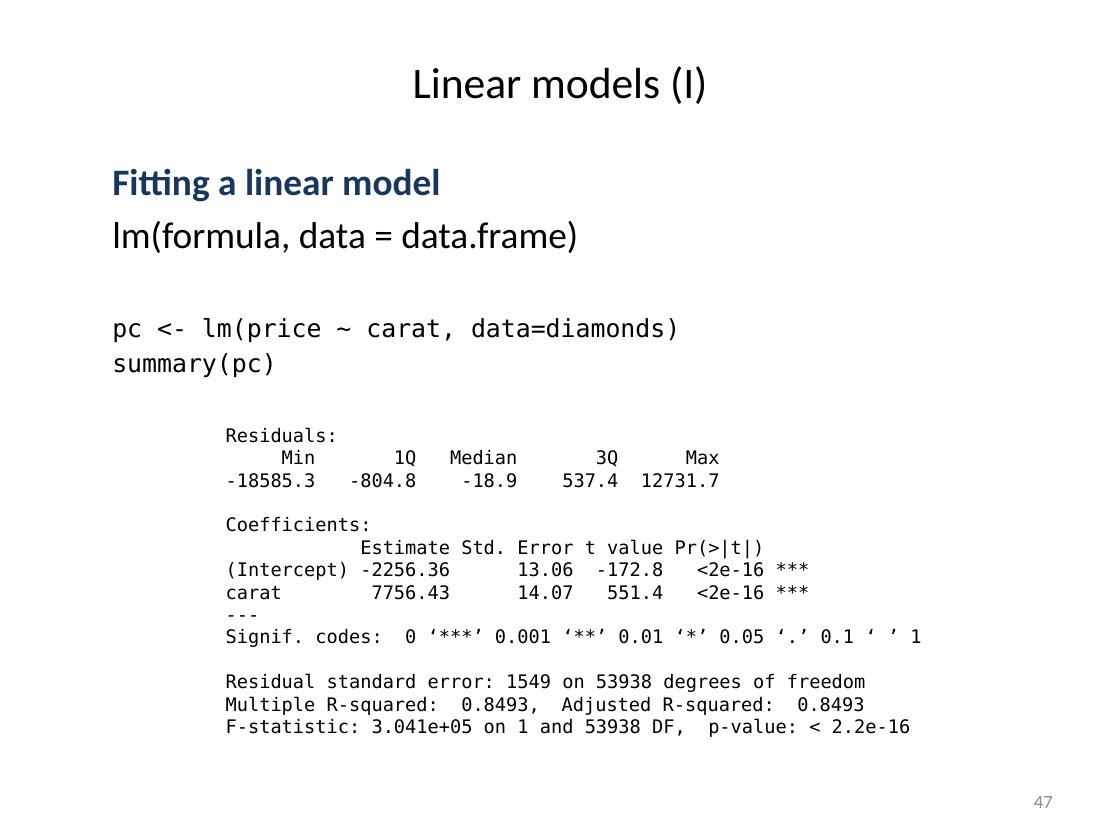
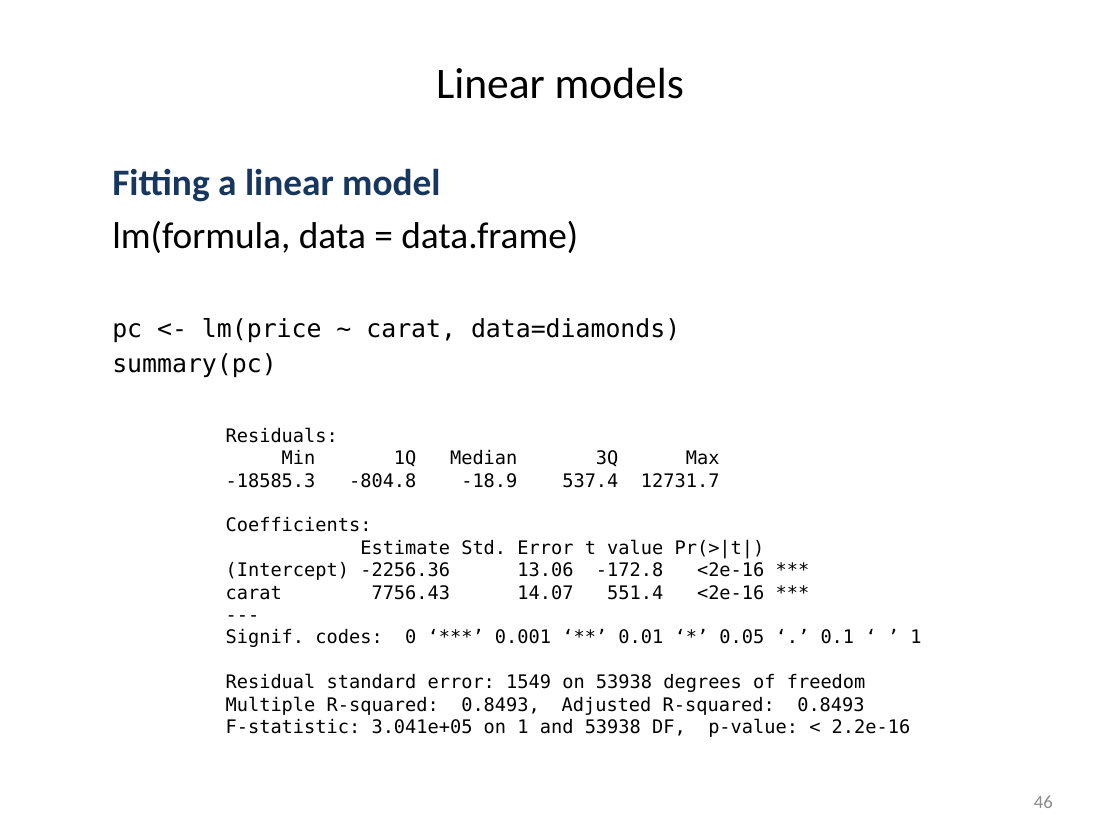
Before and after one commit to liu3zhenlab/teaching, a slide deck: slide 46 of PLPTH813Bioinformatis/2023/lectures/lecture04_R.pptx (slide 47 before the commit). Drawn at 1120x840 pixels with LibreOffice and Linux fonts; fonts in the diff are those of the drawing. Boxes give left, top, right and bottom in pixels: in the first picture for what was removed or moved away, otherwise in the second. Text is boxed around its words. In the diff, an @@ line names an element or a change of style, - is before the commit and + after.

```diff
--- a/PLPTH813Bioinformatis/2023/lectures/lecture04_R.pptx
+++ b/PLPTH813Bioinformatis/2023/lectures/lecture04_R.pptx
@@ title at bbox=[436, 67, 684, 99]: text changed @@
-Linear models (I)
+Linear models
@@ page number at bbox=[1034, 795, 1053, 808]: text changed @@
-47
+46
```
Also in this commit, not shown: 10 other slides changed, 2 slides removed.
